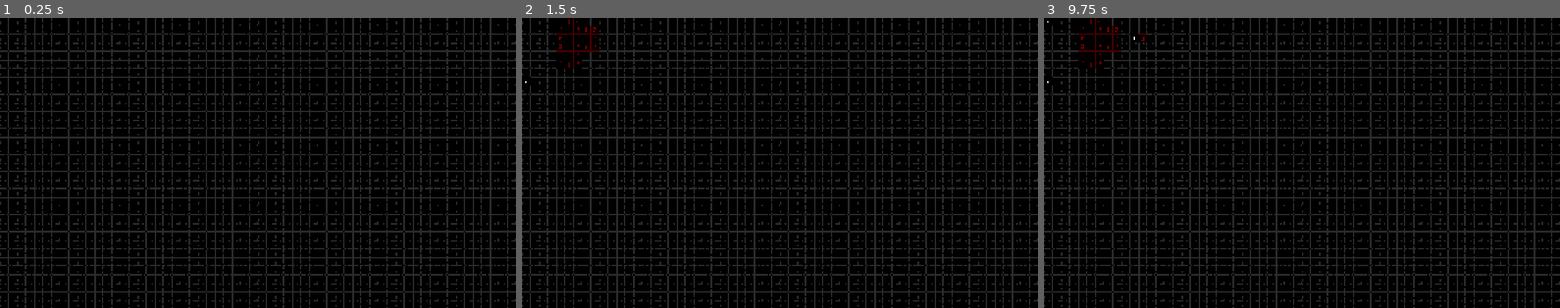
Above: before the commit, frames 1-3 (left to right).
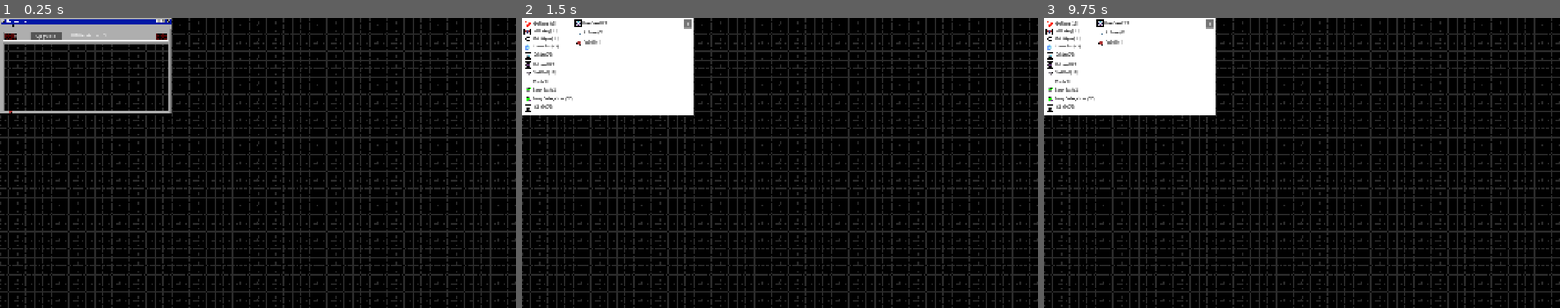
Above: after the commit, the same moments.

Repository: golopogus/overmine_testing
Game: Godot game, scene res://main_scene.tscn
Same seed, same stepped clock (60 frames per second), same inputs: the game is played once before the commit and once after it.
Inputs (mouse positions are in pixels of both pictures, inside the frame that each line leads up to):
- Up to frame 1 (0.25 s): no input
- Up to frame 2 (1.5 s): click (568, 35) at 0.5 s, where only the run after the commit has a clickable "Upgrades"; click (527, 81) at 1.25 s, where only the run after the commit has a clickable "Mark (0/1)"
- Up to frame 3 (9.75 s): click (1049, 23) at 2 s, where only the run after the commit has a clickable "Mine Radius (0/3)"; click (1049, 23) at 2.75 s, where only the run after the commit has a clickable "Mine Radius (1/3)"; click (1049, 23) at 3.5 s, where only the run after the commit has a clickable "Mine Radius (2/3)"; click (1049, 23) at 4.25 s, where only the run after the commit has a clickable "Mine Radius (3/3)"; click (1100, 23) at 5 s, where only the run after the commit has a clickable "Drone Speed (0/3)"; click (1100, 23) at 5.75 s, where only the run after the commit has a clickable "Drone Speed (1/3)"; click (1100, 23) at 6.5 s, where only the run after the commit has a clickable "Drone Speed (2/3)"; click (1100, 23) at 7.25 s, where only the run after the commit has a clickable "Drone Speed (3/3)"; click (1100, 32) at 8 s, where only the run after the commit has a clickable "Add Drone (0/1)"; click (1131, 35) at 8.75 s, where only the run after the commit has a clickable "$"; click (1142, 35) at 9.5 s, where only the run after the commit has a clickable "0"

The runs differ from the first frame. In frame 1, 3.7% of the frame differs, in the area x 0-34%, y 0-34%; in frame 2, 11%; in frame 3, 11%.

Commit message:
oh boi2.0

Diff:
--- a/overmine/driller.gd
+++ b/overmine/driller.gd
@@ -35,6 +35,7 @@
 				dir = Vector2.LEFT
 
 func set_tiles(pos_dict):
+	print(pos_dict)
 	if pos_dict['clicked'] == false:
 		drilling = true
 		reade = false
@@ -47,7 +48,7 @@
 		$Timer.start()
 
 func drill_block():
-	next_pos = position + dir * 16
+	next_pos = position + dir * 32
 	Globals.get_tiles(self.get_path(),[next_pos],'drill')
 
 func clicked():
--- a/overmine/main_scene.gd
+++ b/overmine/main_scene.gd
@@ -13,9 +13,9 @@
 var all_store_data = {}
 var upgrade_in_hand = false
 var upgrade
-const grid_size_options = [[4,4],[50,50],[25,25]]
+const grid_size_options = [[4,4],[40,20],[25,25]]
 var chosen_grid_size = grid_size_options[1]
-var num_of_chunks = Vector2(20,20)
+var num_of_chunks = Vector2(25,50)
 var chunk_split
 var initial_pos = Vector2(0,0)
 var chunk_size = Vector2()
@@ -26,7 +26,7 @@
 var gamestart = false
 
 var initial_chunk_pos
-var number_of_mines_per_chunk = 500
+var number_of_mines_per_chunk = 160
 var moveable = false
 var local_mous_pos
 var current_neighbors = []
@@ -46,7 +46,7 @@
 var mark_load = preload('res://mark.tscn')
 var mouse_in = false
 var view_port_size
-var thread
+var mine_thread
 var texture_dict
 #############################################################################
 #############################################################################
@@ -61,7 +61,7 @@
 		mouse_in = false
 
 func _ready() -> void:
-	thread = Thread.new()
+	mine_thread = Thread.new()
 	Globals.connect("ready_to_click",clicked)
 	Globals.connect("ball_ready",send_init)
 	Globals.connect("ball_pls",send_tiles)
@@ -74,7 +74,7 @@
 	chunk_split = -floor(num_of_chunks/2)
 
 	initial_chunk_pos = get_nearest(Vector2(chunk_size.x * num_of_chunks.x/2.0 + chunk_size.x/2.0,chunk_size.y * num_of_chunks.y/2.0 + chunk_size.y/2.0),'chunk')
-	$Camera2D.position = initial_chunk_pos
+	#$Camera2D.position = initial_chunk_pos
 	current_chunk = initial_chunk_pos
 
 	initialize_textures()
@@ -86,8 +86,8 @@
 	place_tile_loc()
 
 
-	#$Camera2D.position.x = chunk_size.x * num_of_chunks.x/2.0 + chunk_size.x/2.0
-	#$Camera2D.position.y = chunk_size.y * num_of_chunks.y/2.0 + chunk_size.y/2.0
+	$Camera2D.position.x = chunk_size.x * num_of_chunks.x/2.0 + chunk_size.x/2.0
+	$Camera2D.position.y = chunk_size.y * num_of_chunks.y/2.0 + chunk_size.y/2.0
 
 #############################################################################
 #############################################################################
@@ -123,13 +123,14 @@
 	var chunk_follow_pos = $Camera2D.position
 
 	nearest_chunk_pos = get_nearest(chunk_follow_pos,'chunk')
+	#print(nearest_chunk_pos , chunk_follow_pos)
 	#nearest_chunk_pos.x = floor(chunk_follow_pos.x/chunk_size.x) * chunk_size.x + initial_chunk_pos.x
 	#nearest_chunk_pos.y = floor(chunk_follow_pos.y/chunk_size.y) * chunk_size.y + initial_chunk_pos.y
 
 	if nearest_chunk_pos != current_chunk:
 
 		current_chunk = nearest_chunk_pos
-		update_chunk_pos(current_chunk)
+		call_deferred('update_chunk_pos',current_chunk)
 
 ############################################################################
 #############################################################################
@@ -303,41 +304,46 @@
 
 			chunks_to_move[i].position = pos_to_move[i]
 			chunk_dict[chunks_to_move[i].position]['drawn'] = true
-
-			if chunk_dict[chunks_to_move[i].position]['mines'] == false:
+			chunk_dict[chunks_to_move[i].position]['name'] = chunks_to_move[i].name
+
+			if chunk_dict[chunks_to_move[i].position]['mines'] == false and gamestart == true:
 				safe_tiles = []
-				check_chunk_boundary(chunks_to_move[i].position)
-				randomize_mine_placement(chunks_to_move[i].position)
+				#check_chunk_boundary(chunks_to_move[i].position)
+
+				call_deferred('randomize_mine_placement',chunks_to_move[i].position)
 		#else:
 			#hold_chunks = chunks_to_move
-
-
 
 	for chunk in chunks_to_move:
 		var chunk_children = chunk.get_children()
 		for child in chunk_children:
-			change_texture(child)
+			#change_texture(child)
+			call_deferred('change_texture',child)
 
 func change_texture(tile):
 
 	var pos = tile.global_position
 	var sprite
-	if tile_dict[pos]['clicked'] == false:
+	var tile_pos = tile_dict[pos]
+
+	tile_dict[pos]['name'] = tile.name
+	if tile_pos['clicked'] == false:
 		var rand_num = randi_range(1,3)
 		tile.texture = texture_dict['hidden']['hidden' + str(rand_num)]
-		if tile_dict[pos]['marked'] == true:
+		if tile_pos['marked'] == true:
 			var mark_num = randi_range(0,2)
 			var marky = mark_load.instantiate()
 			tile.add_child(marky)
 			marky.texture = texture_dict['mark']['mark' + str(mark_num)]
 			marky.offset = Vector2(x_length,y_length) / 2.0
 	else:
-		if tile_dict[pos]['type'] == 'warning':
-			sprite = str(tile_dict[pos]['value'])
+		if tile_pos['type'] == 'warning':
+			sprite = str(tile_pos['value'])
 			tile.texture = texture_dict[sprite]
 		else:
-			sprite = tile_dict[pos]['type']
+			sprite = tile_pos['type']
 			tile.texture = texture_dict[sprite]
+
 
 
 
@@ -399,7 +405,7 @@
 		if chunk_dict[i]['mines'] == false and gamestart == true:
 			safe_tiles = []
 			check_chunk_boundary(i)
-			thread.start(self,"thread_mine_placement",i)
+			#thread.start(self,"thread_mine_placement",i)
 			#randomize_mine_placement(i)
 		for x in chosen_grid_size[0]:
 			for y in chosen_grid_size[1]:
@@ -452,66 +458,66 @@
 #############################################################################
 
 func check_chunk_boundary(pos):
-
-	var x_bounds = [0,chosen_grid_size[0] - 1]
-
-	var y_bounds = [0,chosen_grid_size[1] -1]
-
-	var global_bounds = [Vector2(x_bounds[0],y_bounds[0]) * Vector2(x_length, y_length) + initial_pos + pos - Vector2(x_length, y_length),
-						 Vector2(x_bounds[1],y_bounds[1]) * Vector2(x_length, y_length) + initial_pos + pos + Vector2(x_length, y_length)]
-	var jump = 3
-	var sim_size = Vector2()
-	var border = []
-
-	if x_bounds[1] % 3 == 0 or x_bounds[1] % 3 == 1:
-		sim_size.x = x_bounds[1]
-	else:
-		sim_size.x = x_bounds + 1
-
-	if y_bounds[1] % 3 == 0 or y_bounds[1] % 3 == 1:
-		sim_size.y = y_bounds[1]
-	else:
-		sim_size.y = y_bounds + 1
-
-	for x in int(sim_size.x):
-
-		if x % jump == 0:
-
-			var top_row_pos = Vector2(x,y_bounds[0])
-			var top_row_pos_global = (top_row_pos * Vector2(x_length, y_length)) + initial_pos + pos
-			var tiles_above_pos = create_neighbors(top_row_pos_global,x_length,y_length,'TOP')
-
-			for i in tiles_above_pos:
-				if i.x >= global_bounds[0].x and i.x <= global_bounds[1].x:
-					border.append(i)
-
-			var bottom_row_pos = Vector2(x,y_bounds[1])
-			var bottom_row_pos_global = (bottom_row_pos * Vector2(x_length, y_length)) + initial_pos + pos
-			var tiles_below_pos = create_neighbors(bottom_row_pos_global,x_length,y_length,'BOTTOM')
-
-			for i in tiles_below_pos:
-				if i.x >= global_bounds[0].x and i.x <= global_bounds[1].x:
-					border.append(i)
-
-	for y in int(sim_size.y):
-
-		if y % jump == 0:
-
-			var left_col_pos = Vector2(x_bounds[0],y)
-			var left_col_pos_global = (left_col_pos * Vector2(x_length, y_length)) + initial_pos + pos
-			var tiles_left_of_pos = create_neighbors(left_col_pos_global,x_length,y_length,'LEFT')
-
-			for i in tiles_left_of_pos:
-				if i.y >= global_bounds[0].y and i.y <= global_bounds[1].y:
-					border.append(i)
-
-			var right_row_pos = Vector2(x_bounds[1],y)
-			var right_row_pos_global = (right_row_pos * Vector2(x_length, y_length)) + initial_pos + pos
-			var tiles_right_of_pos = create_neighbors(right_row_pos_global,x_length,y_length,'RIGHT')
-
-			for i in tiles_right_of_pos:
-				if i.y >= global_bounds[0].y and i.y <= global_bounds[1].y:
-					border.append(i)
+	pass
+	#var x_bounds = [0,chosen_grid_size[0] - 1]
+	#
+	#var y_bounds = [0,chosen_grid_size[1] -1]
+	#
+	#var global_bounds = [Vector2(x_bounds[0],y_bounds[0]) * Vector2(x_length, y_length) + initial_pos + pos - Vector2(x_length, y_length),
+						 #Vector2(x_bounds[1],y_bounds[1]) * Vector2(x_length, y_length) + initial_pos + pos + Vector2(x_length, y_length)]
+	#var jump = 3
+	#var sim_size = Vector2()
+	#var border = []
+	#
+	#if x_bounds[1] % 3 == 0 or x_bounds[1] % 3 == 1:
+		#sim_size.x = x_bounds[1]
+	#else:
+		#sim_size.x = x_bounds + 1
+		#
+	#if y_bounds[1] % 3 == 0 or y_bounds[1] % 3 == 1:
+		#sim_size.y = y_bounds[1]
+	#else:
+		#sim_size.y = y_bounds + 1
+		#
+	#for x in int(sim_size.x):
+		#
+		#if x % jump == 0:
+		#
+			#var top_row_pos = Vector2(x,y_bounds[0])
+			#var top_row_pos_global = (top_row_pos * Vector2(x_length, y_length)) + initial_pos + pos
+			#var tiles_above_pos = create_neighbors(top_row_pos_global,x_length,y_length,'TOP')
+			#
+			#for i in tiles_above_pos:
+				#if i.x >= global_bounds[0].x and i.x <= global_bounds[1].x:
+					#border.append(i)
+			#
+			#var bottom_row_pos = Vector2(x,y_bounds[1])
+			#var bottom_row_pos_global = (bottom_row_pos * Vector2(x_length, y_length)) + initial_pos + pos
+			#var tiles_below_pos = create_neighbors(bottom_row_pos_global,x_length,y_length,'BOTTOM')
+			#
+			#for i in tiles_below_pos:
+				#if i.x >= global_bounds[0].x and i.x <= global_bounds[1].x:
+					#border.append(i)
+		#
+	#for y in int(sim_size.y):
+		#
+		#if y % jump == 0:
+			#
+			#var left_col_pos = Vector2(x_bounds[0],y)
+			#var left_col_pos_global = (left_col_pos * Vector2(x_length, y_length)) + initial_pos + pos
+			#var tiles_left_of_pos = create_neighbors(left_col_pos_global,x_length,y_length,'LEFT')
+			#
+			#for i in tiles_left_of_pos:
+				#if i.y >= global_bounds[0].y and i.y <= global_bounds[1].y:
+					#border.append(i)
+			#
+			#var right_row_pos = Vector2(x_bounds[1],y)
+			#var right_row_pos_global = (right_row_pos * Vector2(x_length, y_length)) + initial_pos + pos
+			#var tiles_right_of_pos = create_neighbors(right_row_pos_global,x_length,y_length,'RIGHT')
+			#
+			#for i in tiles_right_of_pos:
+				#if i.y >= global_bounds[0].y and i.y <= global_bounds[1].y:
+					#border.append(i)
 
 
 #############################################################################
@@ -546,14 +552,10 @@
 #############################################################################
 func clicked(pos):
 
+	print(tile_dict[pos])
 
 	var nearest_chunk_pos = get_nearest(pos, 'chunk')
 	var node_path = 'chunks/' +  chunk_dict[nearest_chunk_pos]['name'] + '/' + tile_dict[pos]['name']
-	#var chunk = get_node('chunks/' +  chunk_dict[nearest_chunk_pos]['name'])
-	#var tile
-	#for i in chunk.get_children():
-		#if i.global_position == pos:
-			#tile = i
 
 	if chunk_dict[nearest_chunk_pos]['drawn'] == true:
 		if tile_dict[pos]['clicked'] == false:
@@ -653,6 +655,7 @@
 				update_points()
 
 	elif chunk_dict[nearest_chunk_pos]['drawn'] == false:
+		print('poo')
 		tile_dict[pos]['clicked'] = true
 		total_clicked += 1
 		if chunk_dict[nearest_chunk_pos]['mines'] == false:
@@ -745,6 +748,7 @@
 #█░▀░█ █ ▄█ █▄▄
 #############################################################################
 
+var neighbor_dict
 func create_neighbors(pos,x,y,dir):
 
 	var pre_neighbors
@@ -804,7 +808,7 @@
 	if tile_dict[pos]['clicked'] == false:
 
 		#var node_path = 'chunks/' +  chunk_dict[chunk_pos]['name'] + '/' + tile_dict[pos]['name']
-		var node_path = 'chunks/' +  chunk_dict[chunk_pos]['name'] + '/' + tile_dict[pos]['name'] + '/mark'
+		var node_path = 'chunks/' +  chunk_dict[chunk_pos]['name'] + '/' + tile_dict[pos]['name']
 		var sprite_path = 'sprites/new_sprites/mark/'
 
 		if tile_dict[pos]['marked'] == false:
@@ -819,11 +823,13 @@
 		#var new_texture = get_node(sprite_path).texture
 
 		if tile_dict[pos]['marked'] == true:
+			var marky = mark_load.instantiate()
+			get_node(node_path).add_child(marky)
 			var new_texture = get_node(sprite_path).texture
-			get_node(node_path).texture = new_texture
-			get_node(node_path).offset = Vector2(x_length,y_length) / 2.0
+			marky.texture = new_texture
+			marky.offset = Vector2(x_length,y_length) / 2.0
 		else:
-			get_node(node_path).texture = null
+			get_node(node_path).get_child(0).queue_free()
 
 	if tile_dict[pos]['type'] != 'mine':
 		flag_correct = false
--- a/overmine/main_scene.tscn
+++ b/overmine/main_scene.tscn
@@ -53,7 +53,6 @@
 script = ExtResource("1_2c62f")
 
 [node name="CanvasLayer" type="CanvasLayer" parent="."]
-visible = false
 
 [node name="sprite_holder" type="Node2D" parent="CanvasLayer"]
 visible = false
